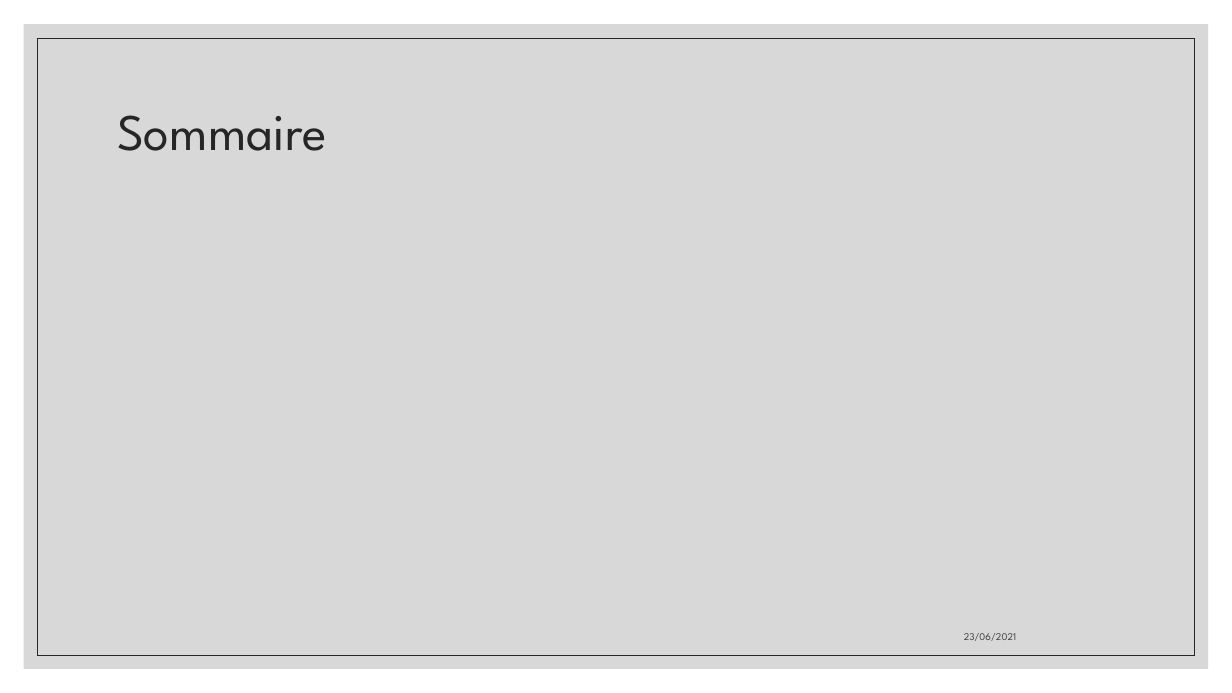
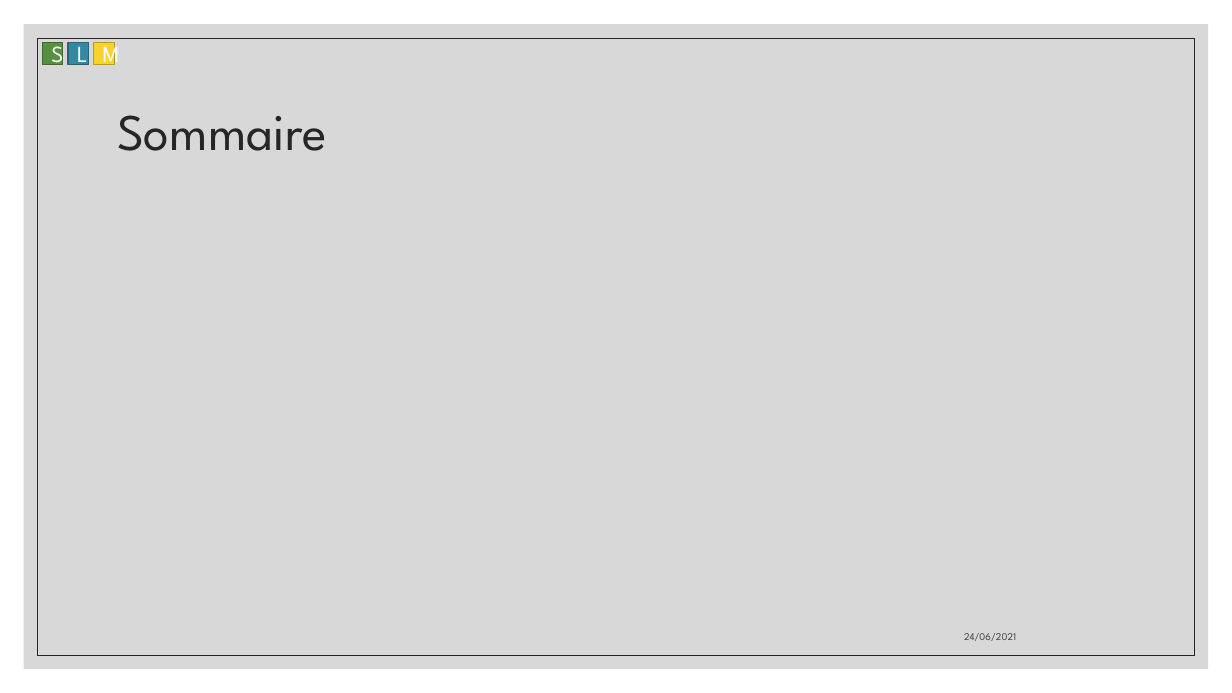
Before and after one commit to aiekick/ProjectStationMeteo, a slide deck: slide 3 of doc/StationMeteo_Soutenance_Stephane.pptx. Drawn at 1232x693 pixels with LibreOffice and Linux fonts; fonts in the diff are those of the drawing. Boxes give left, top, right and bottom in pixels: in the first picture for what was removed or moved away, otherwise in the second. Text is boxed around its words. In the diff, an @@ line names an element or a change of style, - is before the commit and + after.

```diff
--- a/doc/StationMeteo_Soutenance_Stephane.pptx
+++ b/doc/StationMeteo_Soutenance_Stephane.pptx
@@ rectangle added at (43,43,63,65), fill #57903F, outline #406B2F 1 pt, 18 pt, text #FFFFFF @@
+S
@@ rectangle added at (68,43,89,65), fill #3488A0, outline #266576 1 pt, 18 pt, text #FFFFFF @@
+L
@@ rectangle added at (93,43,114,65), fill #F8D22F, outline #B79B23 1 pt, 18 pt, text #FFFFFF @@
+M
@@ text at (964,633,1016,641): text changed @@
-23/06/2021
+24/06/2021
```
Also in this commit, not shown: 46 other slides changed, 3 slides added, 2 slides removed, 1 other file.
